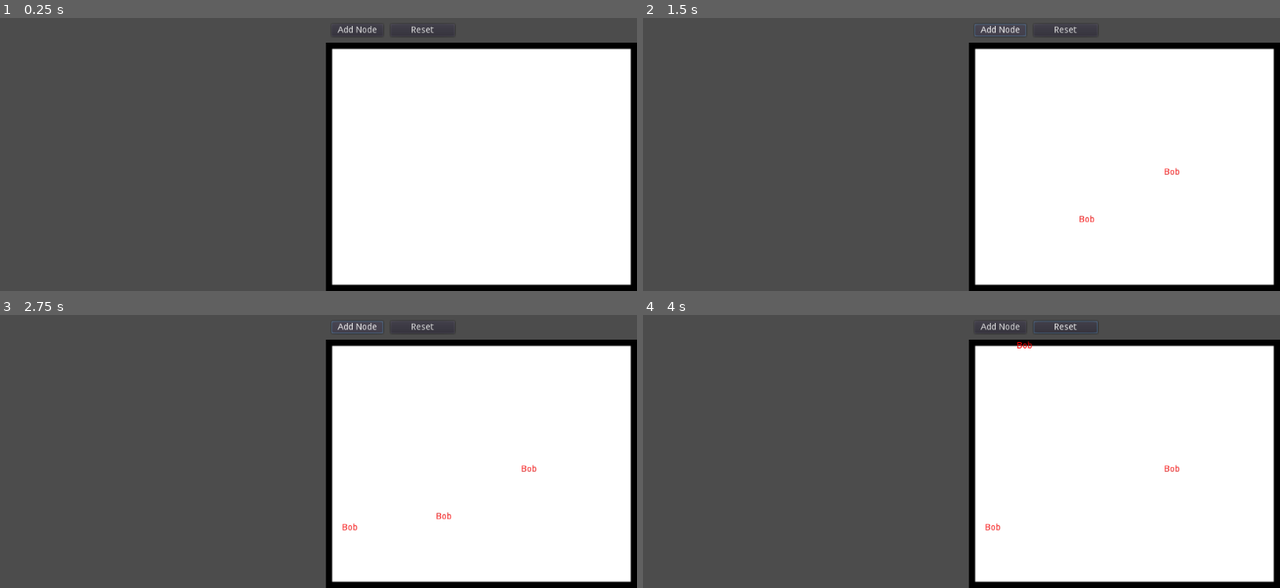
Above: before the commit, frames 1-4 (two rows, left to right).
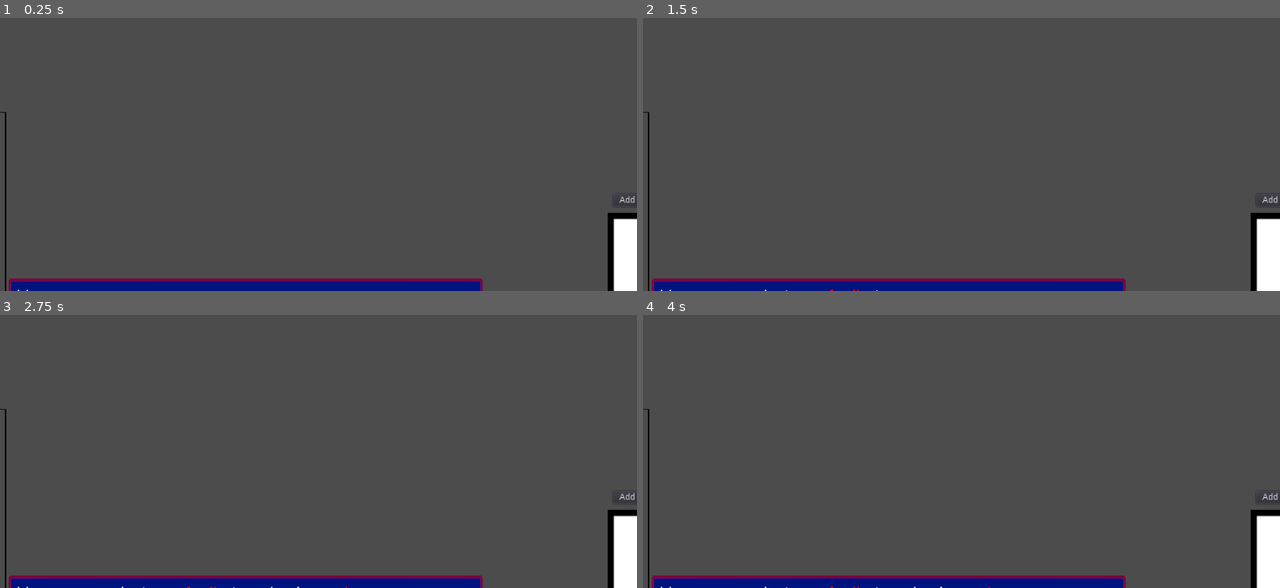
Above: after the commit, the same moments.

Repository: UnderScroll/GMTKGameJam2021
Game: Godot game, scene res://MainScene.tscn
Two runs of this game, one before a commit and one after it. Both use one fixed random seed, a clock stepped at 60 frames per second and the inputs below. This scene is started directly instead of the project's main scene.
Inputs (mouse positions are in pixels of both pictures, inside the frame that each line leads up to):
- Up to frame 1 (0.25 s): no input
- Up to frame 2 (1.5 s): click (999, 28) at 0.5 s, where only the run before the commit has a clickable "Add Node"; click (999, 28) at 1.25 s, where only the run before the commit has a clickable "Add Node"
- Up to frame 3 (2.75 s): click (356, 325) at 2 s, where only the run before the commit has a clickable "Add Node"
- Up to frame 4 (4 s): click (1063, 328) at 2.75 s, where only the run before the commit has a clickable "Reset"; drag from (1088, 517) to (1025, 320) at 3.52 s

The runs differ from the first frame. In frame 1, 46% of the frame differs, in the area x 0-100%, y 2-100%; in frame 2, 46%; in frame 3, 46%; in frame 4, 46%.

Commit message:
Update MainScene.tscn

Diff:
--- a/MainScene.tscn
+++ b/MainScene.tscn
@@ -1,8 +1,15 @@
-[gd_scene load_steps=2 format=2]
+[gd_scene load_steps=3 format=2]
 
 [ext_resource path="res://Graph.tscn" type="PackedScene" id=1]
+[ext_resource path="res://Personnage.tscn" type="PackedScene" id=2]
 
 [node name="MainScene" type="Node2D"]
 
 [node name="Graph" parent="." instance=ExtResource( 1 )]
-position = Vector2( 524, 200 )
+position = Vector2( 976.804, 474.032 )
+
+[node name="MarginContainer" parent="." instance=ExtResource( 2 )]
+margin_left = -239.941
+margin_top = 312.218
+margin_right = 776.059
+margin_bottom = 712.218
